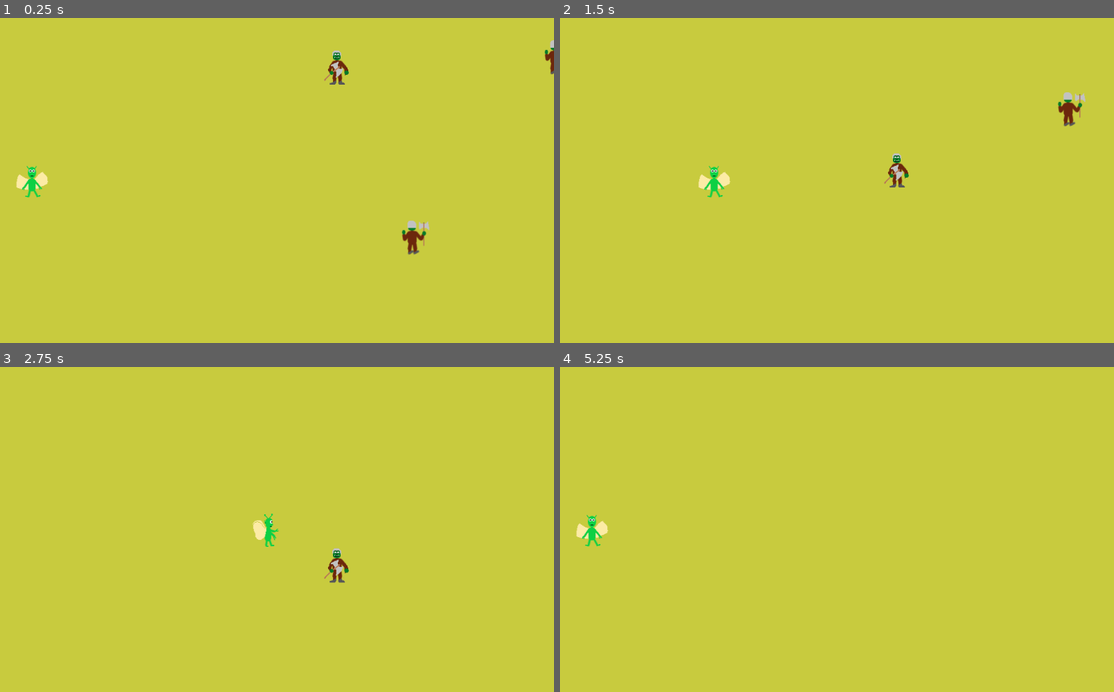
Above: before the commit, frames 1-4 (two rows, left to right).
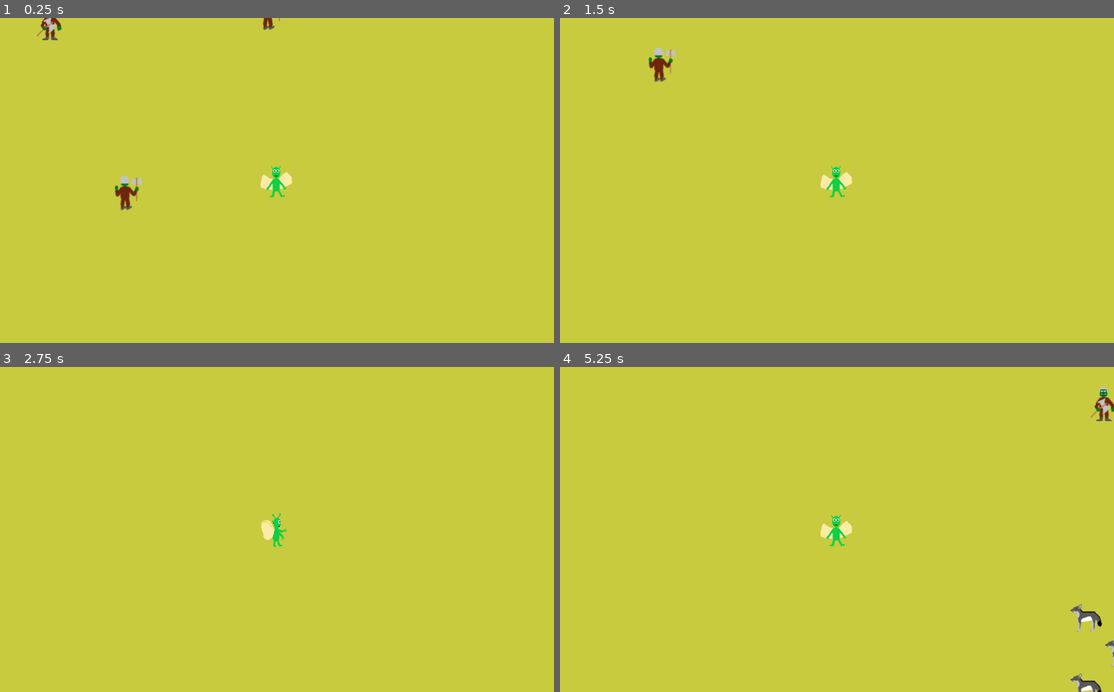
Above: after the commit, the same moments.

Repository: KimMcLelland/FaeQuest
Game: Godot game, scene res://Hills.tscn
The game is run twice, just before and just after one commit, with the same random seed, the same clock (stepped at 60 frames per second) and the same inputs. This scene is started directly instead of the project's main scene.
Inputs:
- Up to frame 1 (0.25 s): no input
- Up to frame 2 (1.5 s): hold Right (ui_right) 0.53-1.28 s; hold Down (ui_down) from 1.28 s (still down)
- Up to frame 3 (2.75 s): release Down (ui_down) at 2.03 s; hold Right (ui_right) from 2.03 s (still down)
- Up to frame 4 (5.25 s): release Right (ui_right) at 2.78 s; hold Up (ui_up) 2.78-3.53 s; hold Left (ui_left) 3.53-5.03 s; hold Down (ui_down) from 5.03 s (still down)

The runs differ from the first frame. In frame 1, 1.7% of the frame differs, in the area x 2-100%, y 0-73%; in frame 2, 1.4%; in frame 3, 0.6%; in frame 4, 1.3%.

Commit message:
player movement between screens

Diff:
--- a/Conifer_Forest.tscn
+++ b/Conifer_Forest.tscn
@@ -1,4 +1,6 @@
-[gd_scene format=2]
+[gd_scene load_steps=2 format=2]
+
+[ext_resource path="res://Player.tscn" type="PackedScene" id=1]
 
 [node name="Conifer_Forest" type="ColorRect"]
 margin_right = 2048.0
@@ -7,3 +9,6 @@
 __meta__ = {
 "_edit_use_anchors_": false
 }
+
+[node name="Player" parent="." instance=ExtResource( 1 )]
+position = Vector2( 1054.83, 735.392 )
--- a/Desert.tscn
+++ b/Desert.tscn
@@ -1,4 +1,6 @@
-[gd_scene format=2]
+[gd_scene load_steps=2 format=2]
+
+[ext_resource path="res://Player.tscn" type="PackedScene" id=1]
 
 [node name="Desert" type="ColorRect"]
 margin_right = 2048.0
@@ -7,3 +9,6 @@
 __meta__ = {
 "_edit_use_anchors_": false
 }
+
+[node name="Player" parent="." instance=ExtResource( 1 )]
+position = Vector2( 1074.63, 803.274 )
--- a/Hills.tscn
+++ b/Hills.tscn
@@ -13,4 +13,4 @@
 }
 
 [node name="Player" parent="." instance=ExtResource( 2 )]
-position = Vector2( 62.2255, 905.098 )
+position = Vector2( 1040.86, 987.122 )
--- a/Icy_Mountains.tscn
+++ b/Icy_Mountains.tscn
@@ -1,4 +1,6 @@
-[gd_scene format=2]
+[gd_scene load_steps=2 format=2]
+
+[ext_resource path="res://Player.tscn" type="PackedScene" id=1]
 
 [node name="Icy_Mountains" type="ColorRect"]
 margin_right = 2048.0
@@ -7,3 +9,6 @@
 __meta__ = {
 "_edit_use_anchors_": false
 }
+
+[node name="Player" parent="." instance=ExtResource( 1 )]
+position = Vector2( 1037.86, 820.245 )
--- a/Jungle.tscn
+++ b/Jungle.tscn
@@ -1,4 +1,6 @@
-[gd_scene format=2]
+[gd_scene load_steps=2 format=2]
+
+[ext_resource path="res://Player.tscn" type="PackedScene" id=1]
 
 [node name="Jungle" type="ColorRect"]
 margin_right = 2048.0
@@ -7,3 +9,6 @@
 __meta__ = {
 "_edit_use_anchors_": false
 }
+
+[node name="Player" parent="." instance=ExtResource( 1 )]
+position = Vector2( 1037.86, 800.446 )
--- a/Ocean.tscn
+++ b/Ocean.tscn
@@ -1,4 +1,6 @@
-[gd_scene format=2]
+[gd_scene load_steps=2 format=2]
+
+[ext_resource path="res://Player.tscn" type="PackedScene" id=1]
 
 [node name="Ocean" type="ColorRect"]
 margin_right = 2048.0
@@ -7,3 +9,6 @@
 __meta__ = {
 "_edit_use_anchors_": false
 }
+
+[node name="Player" parent="." instance=ExtResource( 1 )]
+position = Vector2( 1049.18, 715.593 )
--- a/Plains.tscn
+++ b/Plains.tscn
@@ -1,4 +1,6 @@
-[gd_scene format=2]
+[gd_scene load_steps=2 format=2]
+
+[ext_resource path="res://Player.tscn" type="PackedScene" id=1]
 
 [node name="Plains" type="ColorRect"]
 margin_right = 2048.0
@@ -7,3 +9,6 @@
 __meta__ = {
 "_edit_use_anchors_": false
 }
+
+[node name="Player" parent="." instance=ExtResource( 1 )]
+position = Vector2( 1023.89, 800.446 )
--- a/Player.gd
+++ b/Player.gd
@@ -5,8 +5,54 @@
 
 
 func _ready():
-	pass # Replace with function body.
+	if PlayerStats.orientation == "North":
+		position.x = 1024
+		position.y = 1704
+	if PlayerStats.orientation == "East":
+		position.x = 96
+		position.y = 900
+	if PlayerStats.orientation == "South":
+		position.x = 1024
+		position.y = 96
+	if PlayerStats.orientation == "West":
+		position.x = 1952
+		position.y = 900
 
+func next_screen(NSEW):
+	PlayerStats.orientation = NSEW
+	if NSEW == "East":
+		PlayerStats.location += 1
+	if NSEW == "West":
+		PlayerStats.location -= 1
+	if NSEW == "South":
+		PlayerStats.location += 4
+	if NSEW == "North":
+		PlayerStats.location -= 4
+
+	if PlayerStats.location == 1:
+		get_tree().change_scene("res://Ocean.tscn")
+	if PlayerStats.location == 2:
+		get_tree().change_scene("res://Tundra.tscn")
+	if PlayerStats.location == 3:
+		get_tree().change_scene("res://Icy_Mountains.tscn")
+	if PlayerStats.location == 4:
+		get_tree().change_scene("res://Conifer_Forest.tscn")
+	if PlayerStats.location == 5:
+		get_tree().change_scene("res://Plains.tscn")
+	if PlayerStats.location == 6:
+		get_tree().change_scene("res://Forest.tscn")
+	if PlayerStats.location == 7:
+		get_tree().change_scene("res://Hills.tscn")
+	if PlayerStats.location == 8:
+		get_tree().change_scene("res://Swamp.tscn")
+	if PlayerStats.location == 9:
+		get_tree().change_scene("res://Desert.tscn")
+	if PlayerStats.location == 10:
+		get_tree().change_scene("res://Savanna.tscn")
+	if PlayerStats.location == 11:
+		get_tree().change_scene("res://Tropical_Mountains.tscn")
+	if PlayerStats.location == 12:
+		get_tree().change_scene("res://Jungle.tscn")
 
 func _process(delta):
 	var velocity = Vector2()
@@ -27,5 +73,18 @@
 		velocity = velocity.normalized() * speed
 	velocity = move_and_slide(velocity)
 
-	if position.x > 2048:
-		get_tree().change_scene("res://Hills.tscn")
+	if position.x > 1984:
+		if PlayerStats.location < 12 and PlayerStats.location != 4 and PlayerStats.location != 8:
+			next_screen("East")
+
+	if position.x < 64:
+		if PlayerStats.location < 13 and PlayerStats.location != 1 and PlayerStats.location != 5:
+			next_screen("West")
+
+	if position.y > 1736:
+		if PlayerStats.location < 9:
+			next_screen("South")
+
+	if position.y < 64:
+		if PlayerStats.location > 4 and PlayerStats.location < 13:
+			next_screen("North")
--- a/Player.tscn
+++ b/Player.tscn
@@ -33,6 +33,7 @@
 radius = 30.0056
 
 [node name="Player" type="KinematicBody2D"]
+position = Vector2( -3, 0 )
 script = ExtResource( 2 )
 __meta__ = {
 "_edit_group_": true
--- a/PlayerStats.gd
+++ b/PlayerStats.gd
@@ -1,6 +1,7 @@
 extends Node
 
-
+var location = 6
+var orientation
 
 func _ready():
 	pass
--- a/Savanna.tscn
+++ b/Savanna.tscn
@@ -1,4 +1,6 @@
-[gd_scene format=2]
+[gd_scene load_steps=2 format=2]
+
+[ext_resource path="res://Player.tscn" type="PackedScene" id=1]
 
 [node name="Savanna" type="ColorRect"]
 margin_right = 2048.0
@@ -7,3 +9,6 @@
 __meta__ = {
 "_edit_use_anchors_": false
 }
+
+[node name="Player" parent="." instance=ExtResource( 1 )]
+position = Vector2( 1054.83, 814.588 )
--- a/Swamp.tscn
+++ b/Swamp.tscn
@@ -1,4 +1,6 @@
-[gd_scene format=2]
+[gd_scene load_steps=2 format=2]
+
+[ext_resource path="res://Player.tscn" type="PackedScene" id=1]
 
 [node name="Swamp" type="ColorRect"]
 margin_right = 2048.0
@@ -7,3 +9,6 @@
 __meta__ = {
 "_edit_use_anchors_": false
 }
+
+[node name="Player" parent="." instance=ExtResource( 1 )]
+position = Vector2( 1111.57, 907.926 )
--- a/Tropical_Mountains.tscn
+++ b/Tropical_Mountains.tscn
@@ -1,4 +1,6 @@
-[gd_scene format=2]
+[gd_scene load_steps=2 format=2]
+
+[ext_resource path="res://Player.tscn" type="PackedScene" id=1]
 
 [node name="Tropical_Mountains" type="ColorRect"]
 margin_right = 2048.0
@@ -7,3 +9,6 @@
 __meta__ = {
 "_edit_use_anchors_": false
 }
+
+[node name="Player" parent="." instance=ExtResource( 1 )]
+position = Vector2( 1066.15, 862.671 )
--- a/Tundra.tscn
+++ b/Tundra.tscn
@@ -1,4 +1,6 @@
-[gd_scene format=2]
+[gd_scene load_steps=2 format=2]
+
+[ext_resource path="res://Player.tscn" type="PackedScene" id=1]
 
 [node name="Tundra" type="ColorRect"]
 margin_right = 2048.0
@@ -6,3 +8,6 @@
 __meta__ = {
 "_edit_use_anchors_": false
 }
+
+[node name="Player" parent="." instance=ExtResource( 1 )]
+position = Vector2( 1012.41, 712.764 )
--- a/project.godot
+++ b/project.godot
@@ -16,8 +16,8 @@
 
 [autoload]
 
+WorldStats="*res://WorldStats.tscn"
 PlayerStats="*res://PlayerStats.tscn"
-WorldStats="*res://WorldStats.tscn"
 
 [physics]
 
